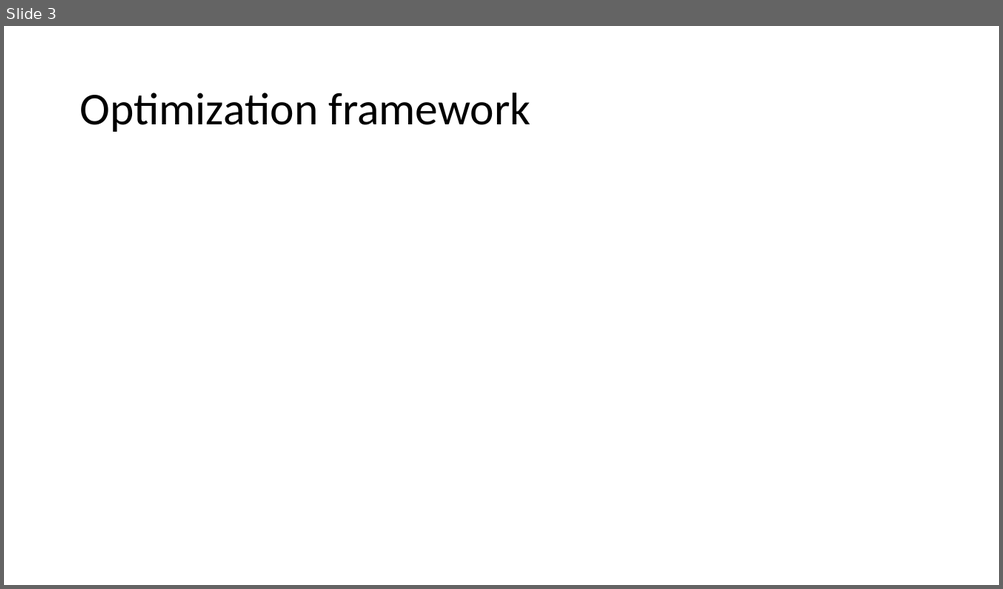
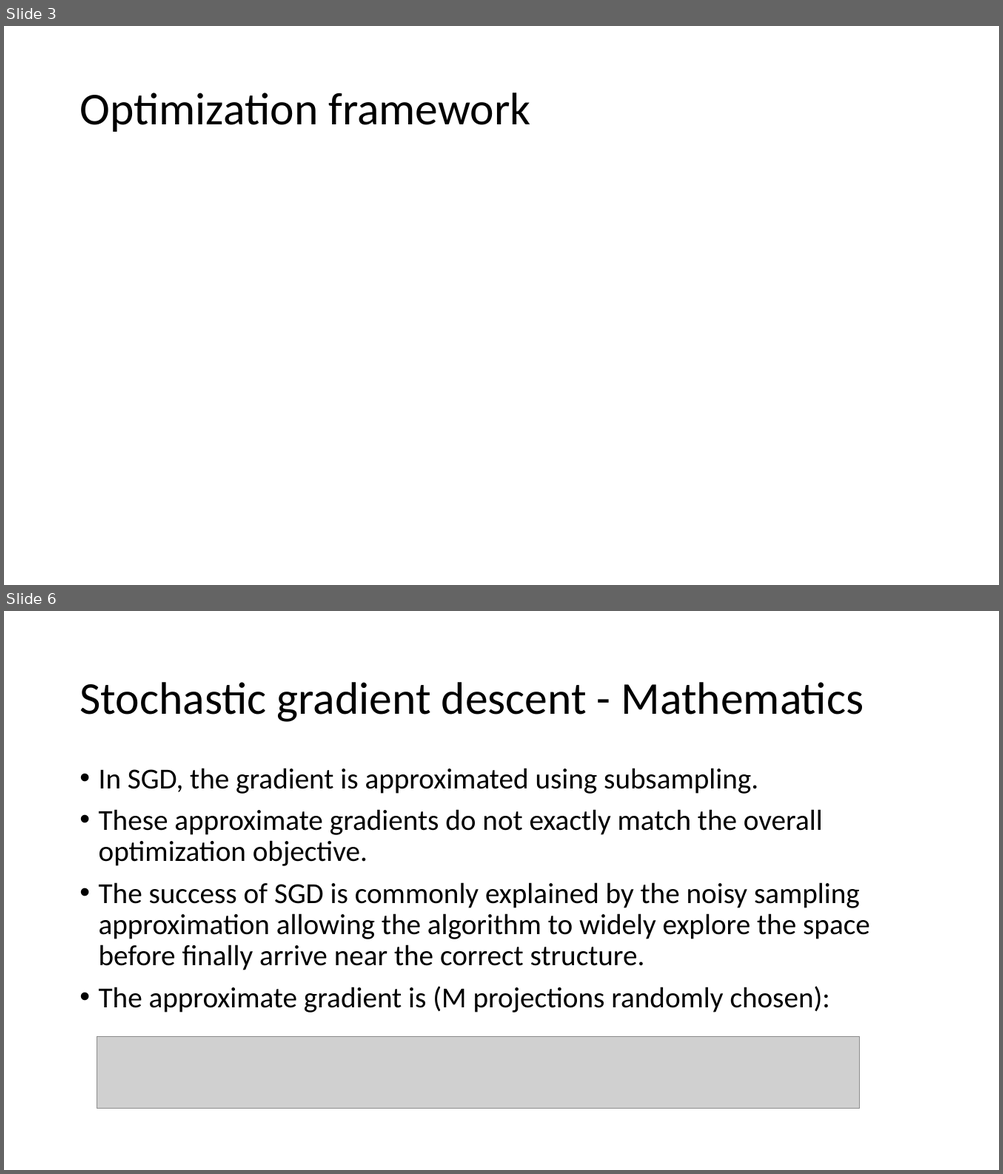
Before and after one commit to arunabh98/EPFL-CryoEM, a slide deck: reports/Project Status 4.pptx. Shown one above the other, each under a label of ours: slide 3 before the commit, slides 3 and 6 after it; the slides between them are not shown. The pictures are 1003x589 and 1003x1174 pixels, drawn with LibreOffice and Linux fonts; fonts in the diff are those of the drawing; grey boxes stand for pictures. Boxes give left, top, right and bottom in pixels: in the first picture for what was removed or moved away, otherwise in the second. Text is boxed around its words. In the diff, an @@ line names an element or a change of style, - is before the commit and + after.

Commit message:
Make project report

```diff
--- a/reports/Project Status 4.pptx
+++ b/reports/Project Status 4.pptx
@@ slide 6 added at <box>4,611,999,1170</box>, background #FFFFFF @@
@@ title added at <box>79,682,864,722</box>, 44 pt, text #000000 @@
+Stochastic gradient descent - Mathematics
@@ text added at <box>99,768,870,1013</box>, 28 pt, text #000000 @@
+• In SGD, the gradient is approximated using subsampling.
+• These approximate gradients do not exactly match the overall optimization objective.
+• The success of SGD is commonly explained by the noisy sampling approximation allowing the algorithm to widely explore the space before finally arrive near the correct structure.
+• The approximate gradient is (M projections randomly chosen):
@@ picture added at <box>96,1037,859,1109</box> @@
```
Also in this commit, not shown: 8 other slides added.
